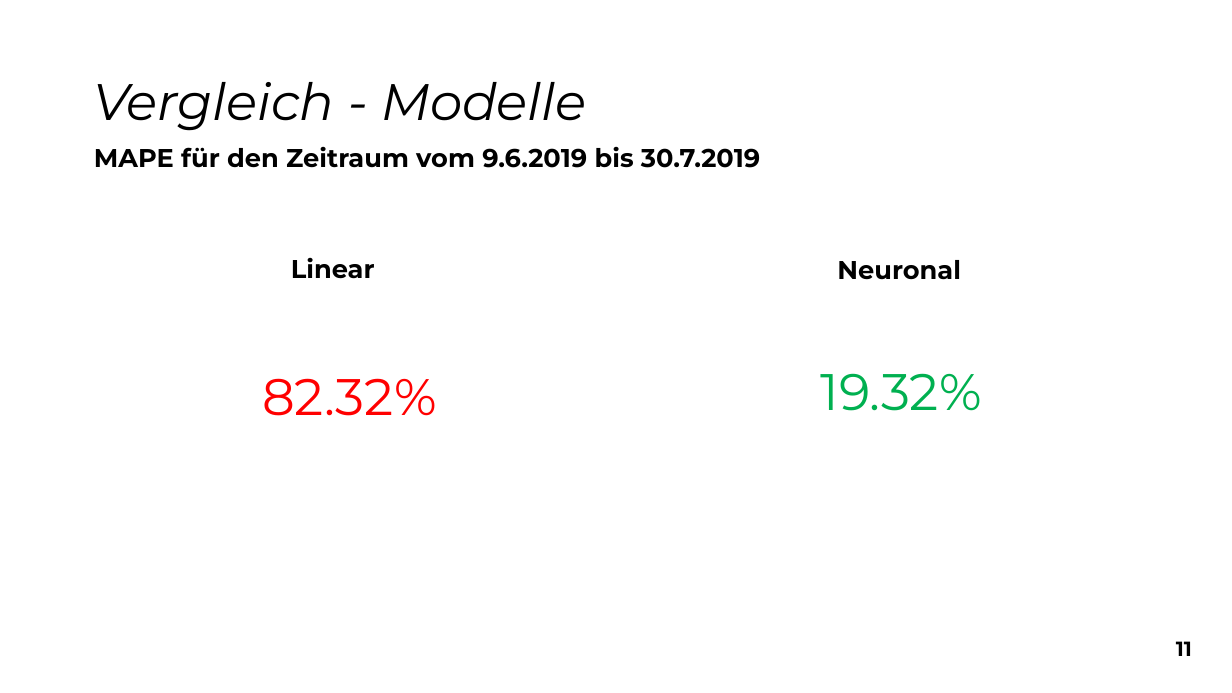
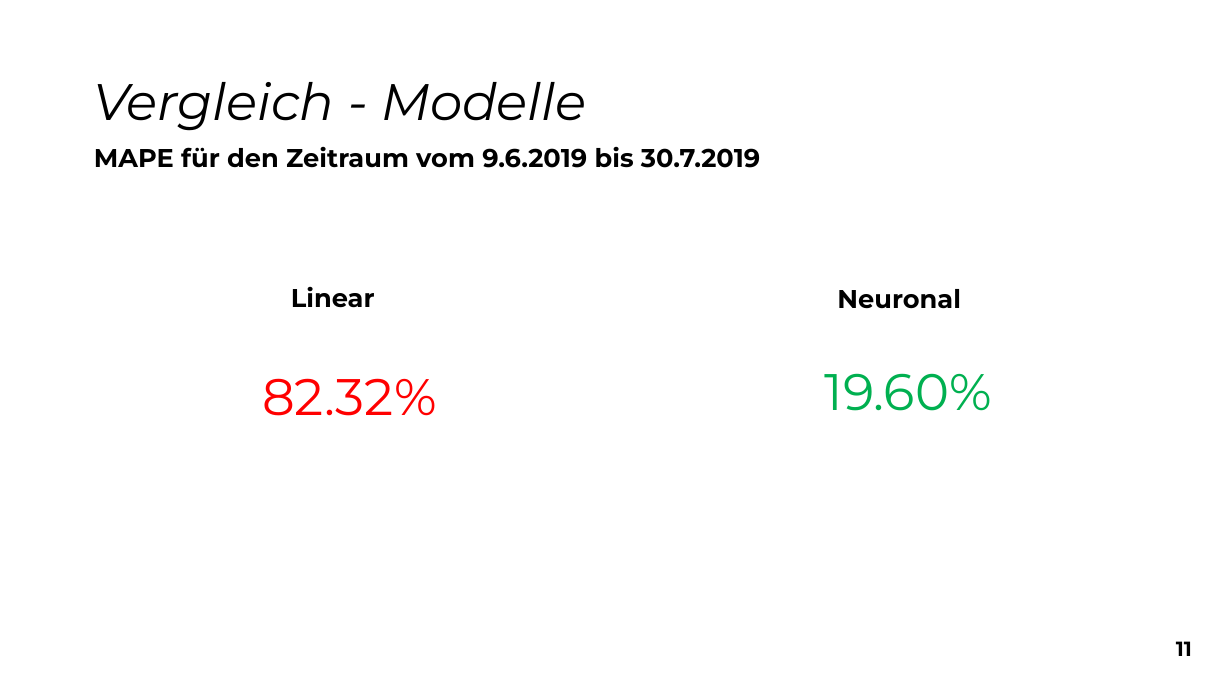
Before and after one commit to snw7/OC1-team-1, a slide deck: slide 13 of praesentation/abschluss-praesentation.pptx. Drawn at 1232x693 pixels with LibreOffice and Linux fonts; fonts in the diff are those of the drawing. Boxes give left, top, right and bottom in pixels: in the first picture for what was removed or moved away, otherwise in the second. Text is boxed around its words. In the diff, an @@ line names an element or a change of style, - is before the commit and + after.

Commit message:
Updated presentation

```diff
--- a/praesentation/abschluss-praesentation.pptx
+++ b/praesentation/abschluss-praesentation.pptx
@@ text "Linear": place and size @@
-text "Linear" at [291, 258, 375, 279]
+text "Linear" at [291, 287, 375, 308]
@@ text "Neuronal": place and size @@
-text "Neuronal" at [837, 260, 961, 280]
+text "Neuronal" at [837, 289, 961, 309]
@@ text at [825, 373, 992, 411]: text changed @@
-19.32%
+19.60%
```
Also in this commit, not shown: 3 other slides changed, 1 slide added.
